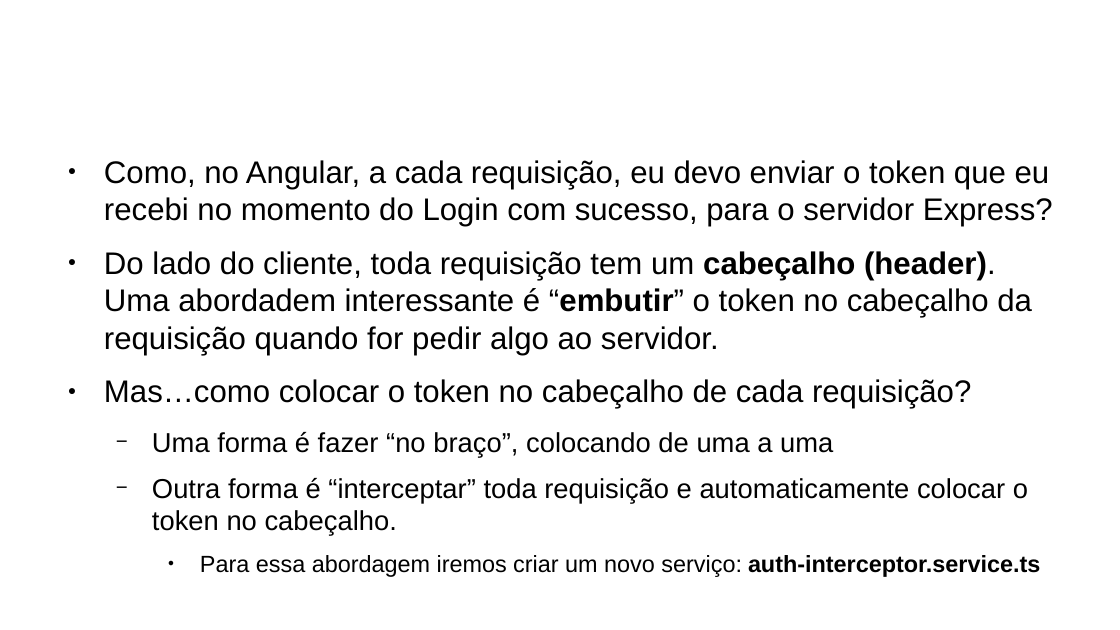
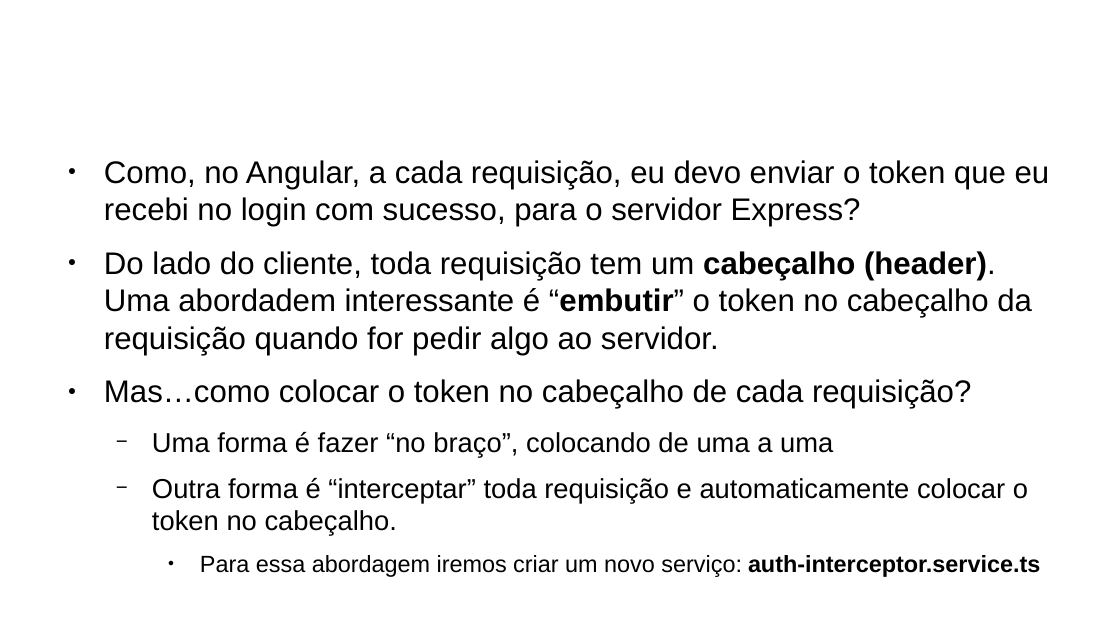
Before and after one commit to CCastro01/PIW-2019_1, a slide deck: slide 47 of SLIDES/14-Refatoração do Projeto CRUD.odp (slide 46 before the commit). Drawn at 1120x630 pixels with LibreOffice and Linux fonts; fonts in the diff are those of the drawing; background and template pictures are left out. Boxes give left, top, right and bottom in pixels: in the first picture for what was removed or moved away, otherwise in the second. Text is boxed around its words. In the diff, an @@ line names an element or a change of style, - is before the commit and + after.

```diff
--- a/SLIDES/14-Refatoração do Projeto CRUD.odp
+++ b/SLIDES/14-Refatoração do Projeto CRUD.odp
@@ text at [104, 160, 1050, 226]: text changed @@
-● Como, no Angular, a cada requisição, eu devo enviar o token que eu recebi no momento do Login com sucesso, para o servidor Express?
+● Como, no Angular, a cada requisição, eu devo enviar o token que eu recebi no login com sucesso, para o servidor Express?
```
Also in this commit, not shown: 17 other slides changed, 1 slide added, 2 other files.
